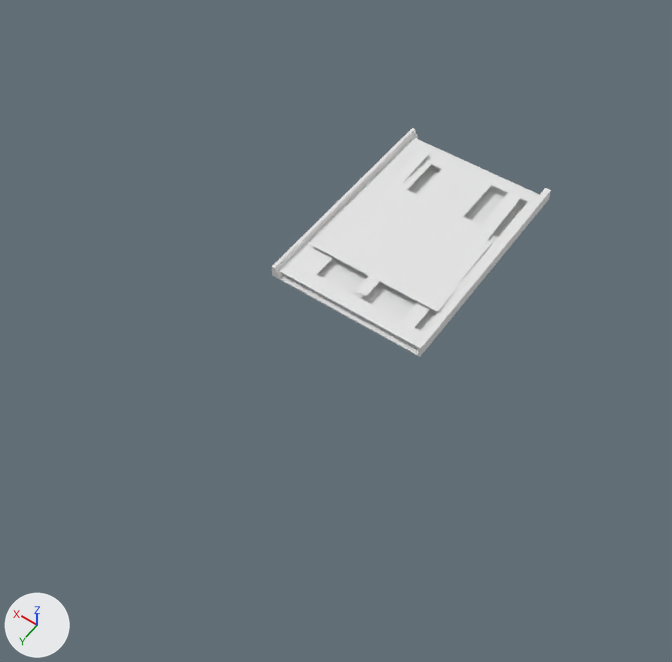
Before and after pictures for a commit that changed the Blender file PennStation/Main.blend.
The view is the same before and after, from a camera (50 mm lens) standing at (-301.0, 553.0, 642.0) and looking at (13.0, 114.0, -49.0). Arrows for +X, +Y and +Z are at lower left; the lights stay in place.
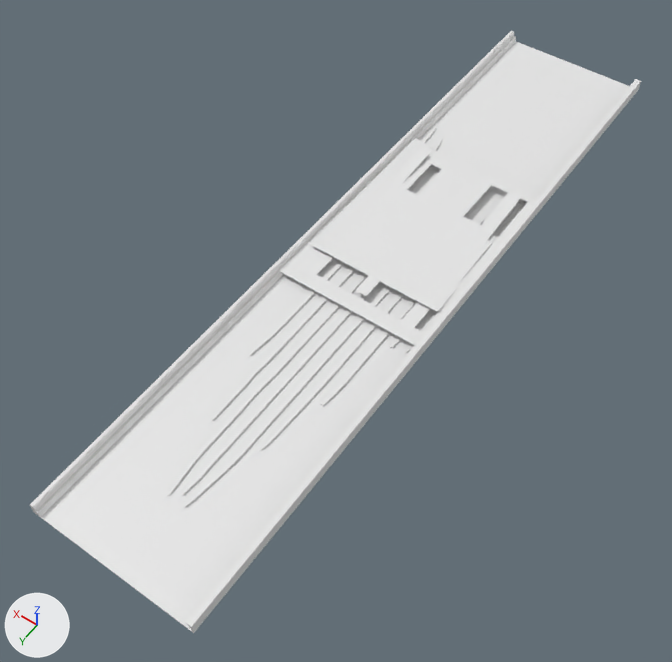
Edits to the bpy script that builds the scene:
```text
Change me_cube:
    where me_cube.from_pydata(...)  # 56 vertices, 53 faces; spans x -9.0..154.0, y -124.0..117.0, z -14.0..-1.0
    used by ob_cube_001; location = (-70.0, 0.0, 0.0)
    me_cube part 1: the whole mesh is scaled about its middle by (1, 3.13, 1), then moved by (0.0, 43.0, 0.0)
Add me_cube_015:
    me_cube_015.from_pydata(...)  # 72 vertices, 70 faces; spans x 67.0..72.0, y -149.0..73.0, z -1.0..1.0
Add me_cube_013:
    me_cube_013.from_pydata(...)  # 132 vertices, 129 faces; spans x -71.0..-51.0, y -116.0..124.0, z -1.0..1.0
Add me_cube_012:
    me_cube_012.from_pydata(...)  # 120 vertices, 118 faces; spans x 46.0..60.0, y -138.0..82.0, z -1.0..1.0
Add me_cube_011:
    me_cube_011.from_pydata(...)  # 96 vertices, 94 faces; spans x -44.0..-37.0, y -61.0..208.0, z -1.0..1.0
Add me_cube_010:
    me_cube_010.from_pydata(...)  # 192 vertices, 190 faces; spans x 38.0..46.0, y -109.0..202.0, z -1.0..1.0
Add me_cube_009:
    me_cube_009.from_pydata(...)  # 160 vertices, 158 faces; spans x -30.0..-24.0, y -70.0..271.0, z -1.0..1.0
Add me_cube_008:
    me_cube_008.from_pydata(...)  # 168 vertices, 166 faces; spans x 24.0..30.0, y -79.0..273.0, z -1.0..1.0
Add me_cube_005:
    me_cube_005.from_pydata(...)  # 216 vertices, 214 faces; spans x 7.0..16.0, y -89.0..346.0, z -1.0..1.0
Add me_cube_004:
    me_cube_004.from_pydata(...)  # 208 vertices, 206 faces; spans x -16.0..-8.0, y -89.0..346.0, z -1.0..1.0
Add me_cube_003:
    me_cube_003.from_pydata(...)  # 88 vertices, 86 faces; spans x -2.0..2.0, y -97.0..339.0, z -13.0..-11.0
Add ob_cube_016:
    ob_cube_016 = bpy.data.objects.new('Cube.016', me_cube_015)
    ob_cube_016.location = (0.0, 0.0, -12.0)
Add ob_cube_015:
    ob_cube_015 = bpy.data.objects.new('Cube.015', me_cube_013)
    ob_cube_015.location = (0.0, 0.0, -12.0)
Add ob_cube_014:
    ob_cube_014 = bpy.data.objects.new('Cube.014', me_cube_012)
    ob_cube_014.location = (0.0, 0.0, -12.0)
Add ob_cube_013:
    ob_cube_013 = bpy.data.objects.new('Cube.013', me_cube_011)
    ob_cube_013.location = (0.0, 0.0, -12.0)
Add ob_cube_012:
    ob_cube_012 = bpy.data.objects.new('Cube.012', me_cube_010)
    ob_cube_012.location = (0.0, 0.0, -12.0)
Add ob_cube_011:
    ob_cube_011 = bpy.data.objects.new('Cube.011', me_cube_009)
    ob_cube_011.location = (0.0, 0.0, -12.0)
Add ob_cube_010:
    ob_cube_010 = bpy.data.objects.new('Cube.010', me_cube_008)
    ob_cube_010.location = (0.0, 0.0, -12.0)
Add ob_cube_009:
    ob_cube_009 = bpy.data.objects.new('Cube.009', me_cube_005)
    ob_cube_009.location = (0.0, 0.0, -12.0)
Add ob_cube_008:
    ob_cube_008 = bpy.data.objects.new('Cube.008', me_cube_004)
    ob_cube_008.location = (0.0, 0.0, -12.0)
Add ob_cube_007:
    ob_cube_007 = bpy.data.objects.new('Cube.007', me_cube_003)
    ob_cube_007.location = (0.0, 0.0, 0.0)
```

Pixel boxes (x1, y1, x2, y2) of what changed, in the pictures (672 x 662 px):
'Cube.001', mesh rescaled (119% wider, 162% taller): before (272, 128, 551, 357); after (30, 31, 641, 633)
'Cube.008', added: after (184, 285, 391, 507)
'Cube.009', added: after (168, 272, 368, 495)
'Cube.007', added: after (182, 294, 366, 495)
'Cube.011', added: after (260, 206, 476, 450)
'Cube.010', added: after (212, 266, 355, 420)
'Cube.013', added: after (320, 217, 484, 405)
'Cube.012', added: after (250, 165, 433, 355)
'Cube.015', added: after (390, 199, 527, 353)
'Cube.014', added: after (325, 137, 442, 258)
'Cube.016', added: after (316, 127, 436, 250)
